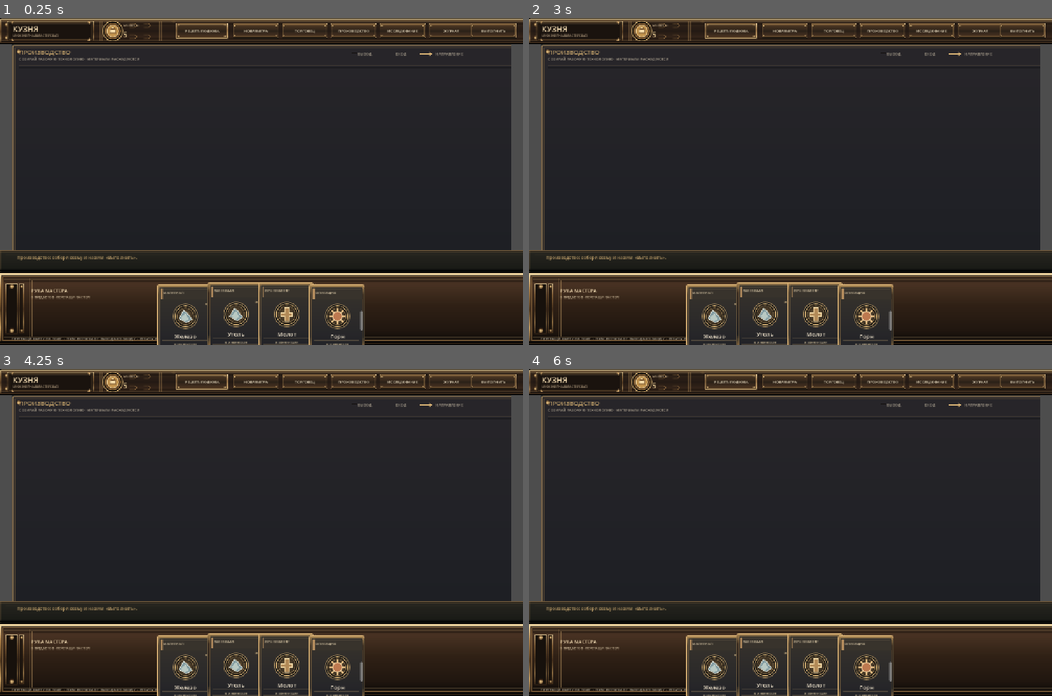
Above: before the commit, frames 1-4 (two rows, left to right).
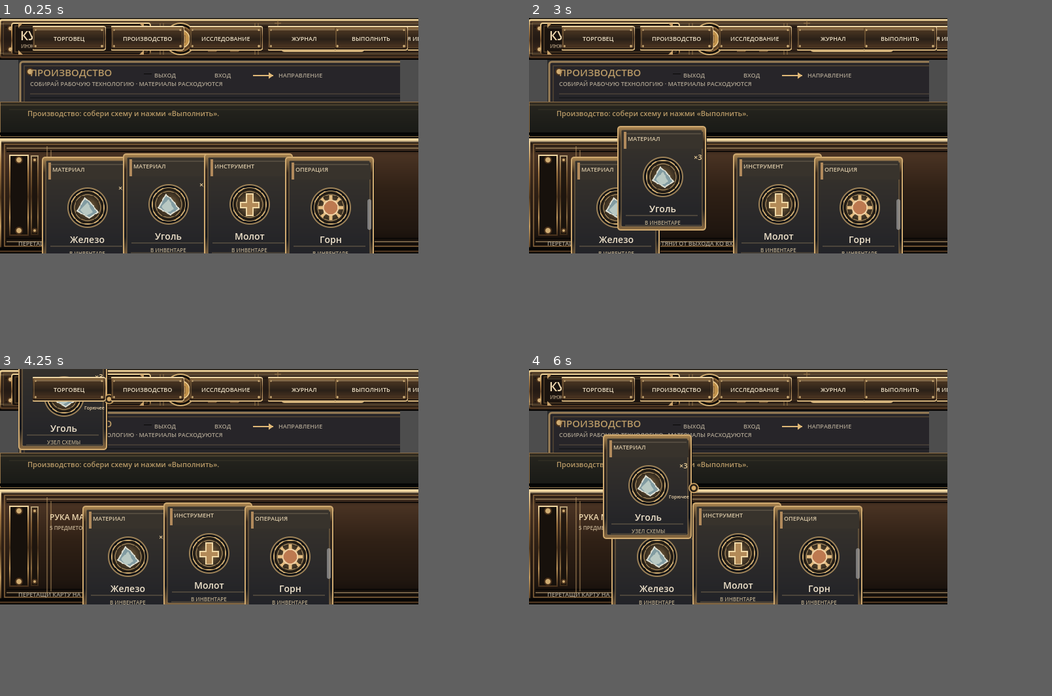
Above: after the commit, the same moments.

Repository: Blyaprint/new-1-bit-kuznya
Game: Godot game, scene res://scenes/board_prototype.tscn
The game is run twice, just before and just after one commit, with the same random seed, the same clock (stepped at 60 frames per second) and the same inputs.
Inputs (mouse positions are in pixels of both pictures, inside the frame that each line leads up to):
- Up to frame 1 (0.25 s): no input
- Up to frame 2 (3 s): tap Enter at 0.5, 2 s; drag from (790, 181) to (842, 109) at 0.52 s; tap Space at 1.25, 2.75 s; drag from (685, 197) to (764, 246) at 1.27 s; move the mouse to (842, 109) at 2.02 s; click (842, 109) at 2.17 s; drag from (764, 246) to (633, 132) at 2.77 s
- Up to frame 3 (4.25 s): move the mouse to (418, 581) at 3.52 s; click (418, 581) at 3.67 s
- Up to frame 4 (6 s): tap Enter at 4.25 s; drag from (633, 483) to (712, 450) at 4.27 s; move the mouse to (816, 532) at 5.02 s; click (816, 532) at 5.17 s; tap Space at 5.75 s; drag from (712, 450) to (685, 548) at 5.77 s
In our replay, the window is 800x500 before the commit and 640x360 after it. These sizes can differ from the game's own. Grey fills any space a smaller window leaves; there, only what the larger window draws over its background counts as a difference.

The runs differ from the first frame. In frame 1, 63% of the frame differs, in the area x 0-100%, y 0-100%; in frame 2, 63%; in frame 3, 63%; in frame 4, 63%.

Commit message:
Adapt UI for 640x360 nearest viewport

Diff:
--- a/project.godot
+++ b/project.godot
@@ -17,15 +17,18 @@
 
 [display]
 
-window/size/viewport_width=1280
-window/size/viewport_height=800
-window/stretch/mode="canvas_items"
+window/size/viewport_width=640
+window/size/viewport_height=360
+window/stretch/mode="viewport"
+window/stretch/scale_mode="integer"
 
 [physics]
 
 3d/physics_engine="Jolt Physics"
 
 [rendering]
+textures/default_filters/use_nearest_mipmap_filter=false
+textures/canvas_textures/default_texture_filter=0
 
 rendering_device/driver.windows="d3d12"
 renderer/rendering_method="gl_compatibility"
